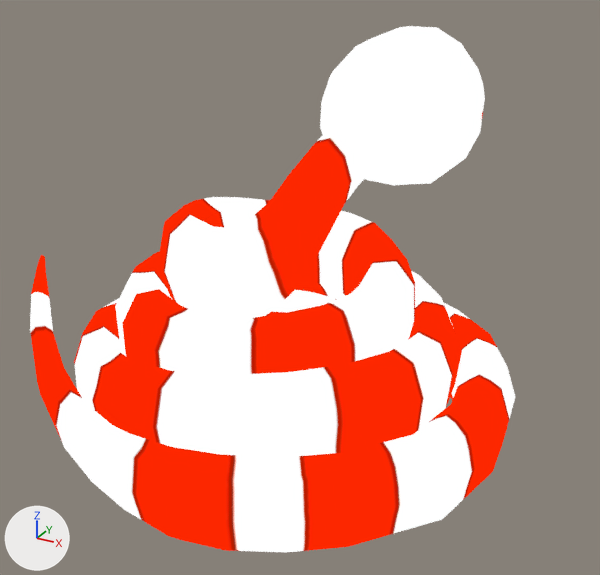
Renders of the glTF model godot/assets/models/battle/summons/SnakeMint.glb from each side of a commit.
Rendered twice from a 50 mm lens placed at (0.1096, -0.1837, 0.1357), pointed at (0.0107, -0.0037, 0.0457). Every picture has the same lights, and +X, +Y and +Z are marked at lower left. The older version comes first. Both versions are drawn at frame 14 of the action 'CandyStripeWorm_Idle'; the numbers are the values there. Vertices at exactly the same position are counted once.

The scene before the commit, as lines of its bpy script (objects in view):
```python
me_candystripeworm = bpy.data.meshes.new('CandyStripeWorm')
me_candystripeworm.from_pydata(...)  # 846 vertices, 1634 faces; spans x -1.17..1.38, y -0.03..2.19, z -1.21..1.31
me_candystripeworm.materials.append(mat_candystripeworm)
ob_candystripeworm = bpy.data.objects.new('CandyStripeWorm', me_candystripeworm)
ob_candystripeworm.parent = ob_snakemint
ob_candystripeworm.location = (0.0, 0.0, 0.0)
ob_candystripeworm.rotation_euler = (1.571, 0.0, 0.0)  # degrees (90, 0, 0)
```
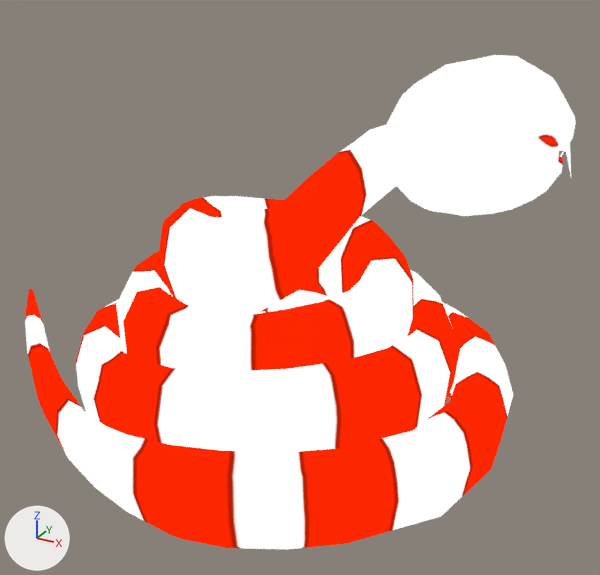
Pixel boxes [x1, y1, x2, y2] of what changed, in the pictures (600 x 575 px; the box of a moved part takes in the faces that stretch with it):
```json
{"object": "CandyStripeWorm", "change": "reshaped, rescaled, moved, turned", "before": [30, 26, 515, 553], "after": [25, 55, 576, 550]}
{"part": 1, "of": "me_candystripeworm", "change": "moved or reshaped", "after": [566, 143, 571, 176], "on screen": "not visible before"}
{"part": 2, "of": "me_candystripeworm", "change": "moved or reshaped", "before": [30, 26, 515, 553], "after": [25, 55, 576, 550]}
```

Edits to the scene script, one JSON object a line:
```json
{"block": "me_candystripeworm", "where": "# used by ob_candystripeworm; parent = ob_snakemint; location = (0.0, 0.0, 0.0); rotation_euler = (1.571, 0.0, 0.0), in degrees (90, 0, 0)"}
{"op": "remove", "block": "me_candystripeworm", "code": "me_candystripeworm.from_pydata(...)  # 846 vertices, 1634 faces; spans x -1.17..1.38, y -0.03..2.19, z -1.21..1.31"}
{"op": "add", "block": "me_candystripeworm", "code": "me_candystripeworm.from_pydata(...)  # 846 vertices, 1634 faces; spans x -1.17..1.39, y -1.3..1.18, z -0.02..2.09"}
{"block": "me_candystripeworm", "change": "me_candystripeworm part 1: the loose piece of 5 vertices spanning x 0.65..0.71, y 1.53..1.77, z -1.15..-1.06 is multiplied about its middle by the matrix ((0.743, -0.168, -0.648), (-0.612, 0.223, -0.759), (0.272, 0.96, 0.063)), then moved by (0.68, -0.87, 2.68)"}
{"block": "me_candystripeworm", "change": "me_candystripeworm part 2: 801 of 846 vertices moved; they spanned x -1.17..1.38, y -0.03..2.19, z -1.2..1.31 and now span x -1.17..1.37, y -1.3..1.18, z -0.02..2.09; mean shift (0.12, -0.88, 1.0); largest move (0.54, 2.13, -1.0) -> (1.11, 0.89, 2.01)"}
{"block": "me_candystripeworm", "change": "other edits to the shape of me_candystripeworm do not show in these pictures"}
{"op": "remove", "block": "ob_candystripeworm", "code": "ob_candystripeworm.parent = ob_snakemint"}
{"op": "set", "path": "ob_candystripeworm.rotation_euler", "old": "(1.571, 0.0, 0.0)", "new": "(0.0, 0.0, 0.0)", "note": "degrees (90, 0, 0) -> degrees (0, 0, 0)"}
{"op": "set", "path": "ob_candystripeworm.scale", "old": "(1.0, 1.0, 1.0)", "new": "(0.05, 0.05, 0.05)"}
```
